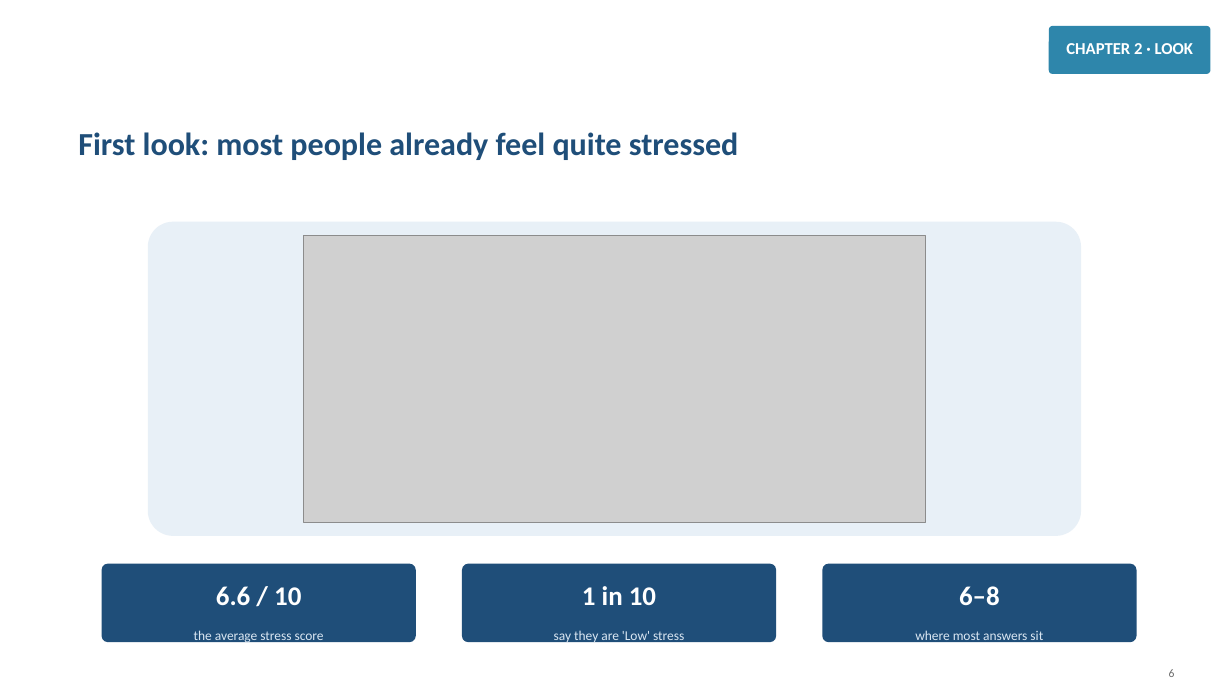
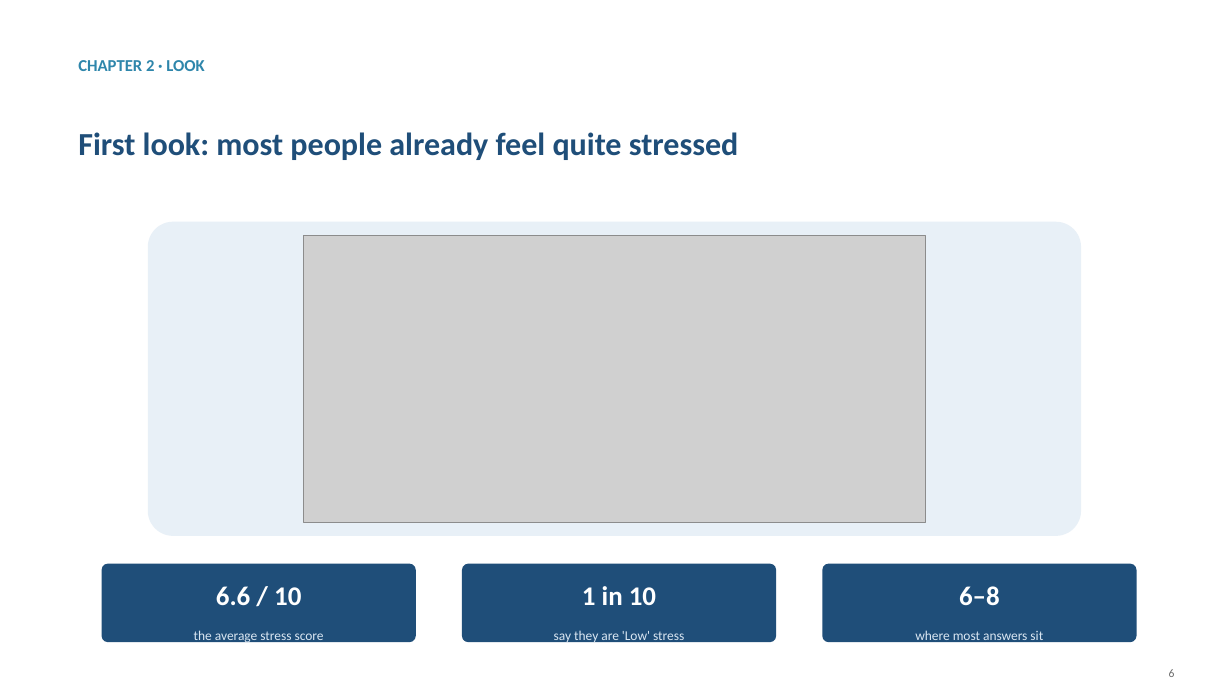
Before and after one commit to jaismine19/social-media-stress-analysis, a slide deck: slide 6 of presentation/Social_Media_Stress_Presentation.pptx. Drawn at 1232x693 pixels with LibreOffice and Linux fonts; fonts in the diff are those of the drawing; grey boxes stand for pictures. Boxes give left, top, right and bottom in pixels: in the first picture for what was removed or moved away, otherwise in the second. Text is boxed around its words. In the diff, an @@ line names an element or a change of style, - is before the commit and + after.

Commit message:
Replace boxed chapter tags with clean text labels at top-left

```diff
--- a/presentation/Social_Media_Stress_Presentation.pptx
+++ b/presentation/Social_Media_Stress_Presentation.pptx
@@ rounded rectangle removed at box(1049, 26, 1211, 74) @@
@@ text "CHAPTER 2 · LOOK": place and size @@
-text "CHAPTER 2 · LOOK" at box(1066, 43, 1193, 54)
+text "CHAPTER 2 · LOOK" at box(78, 60, 204, 71)
@@ text "CHAPTER 2 · LOOK" at box(78, 60, 204, 71): text colour #FFFFFF to #2E86AB; alignment centre to left @@
```
Also in this commit, not shown: 12 other slides changed.
